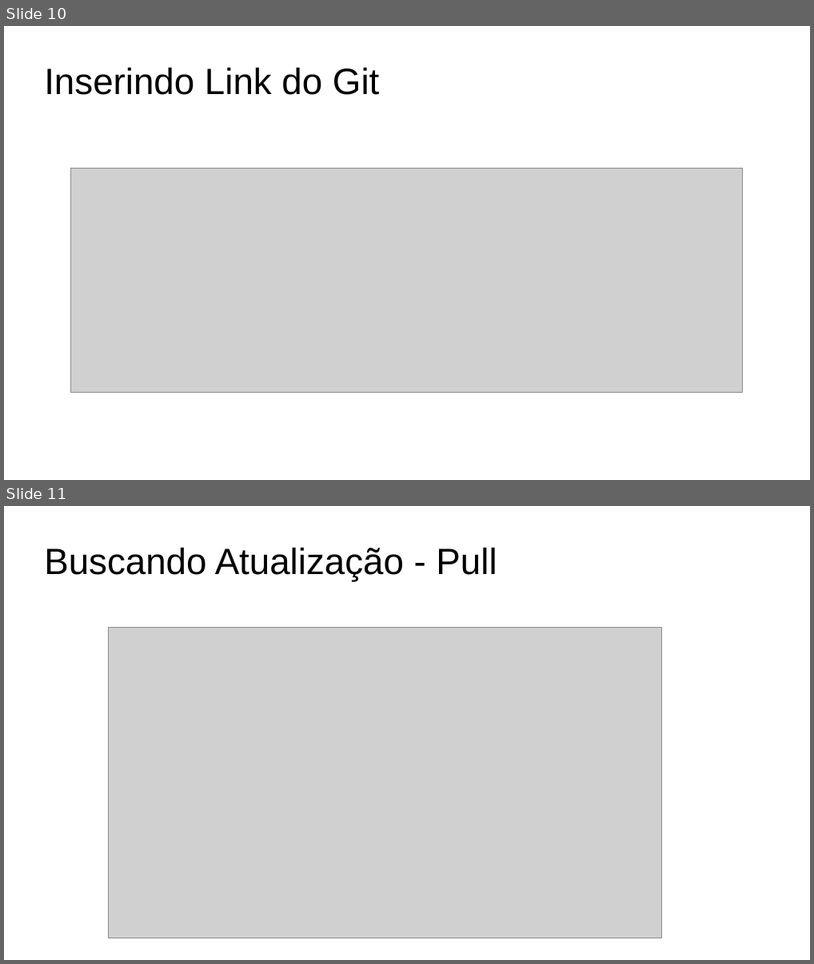
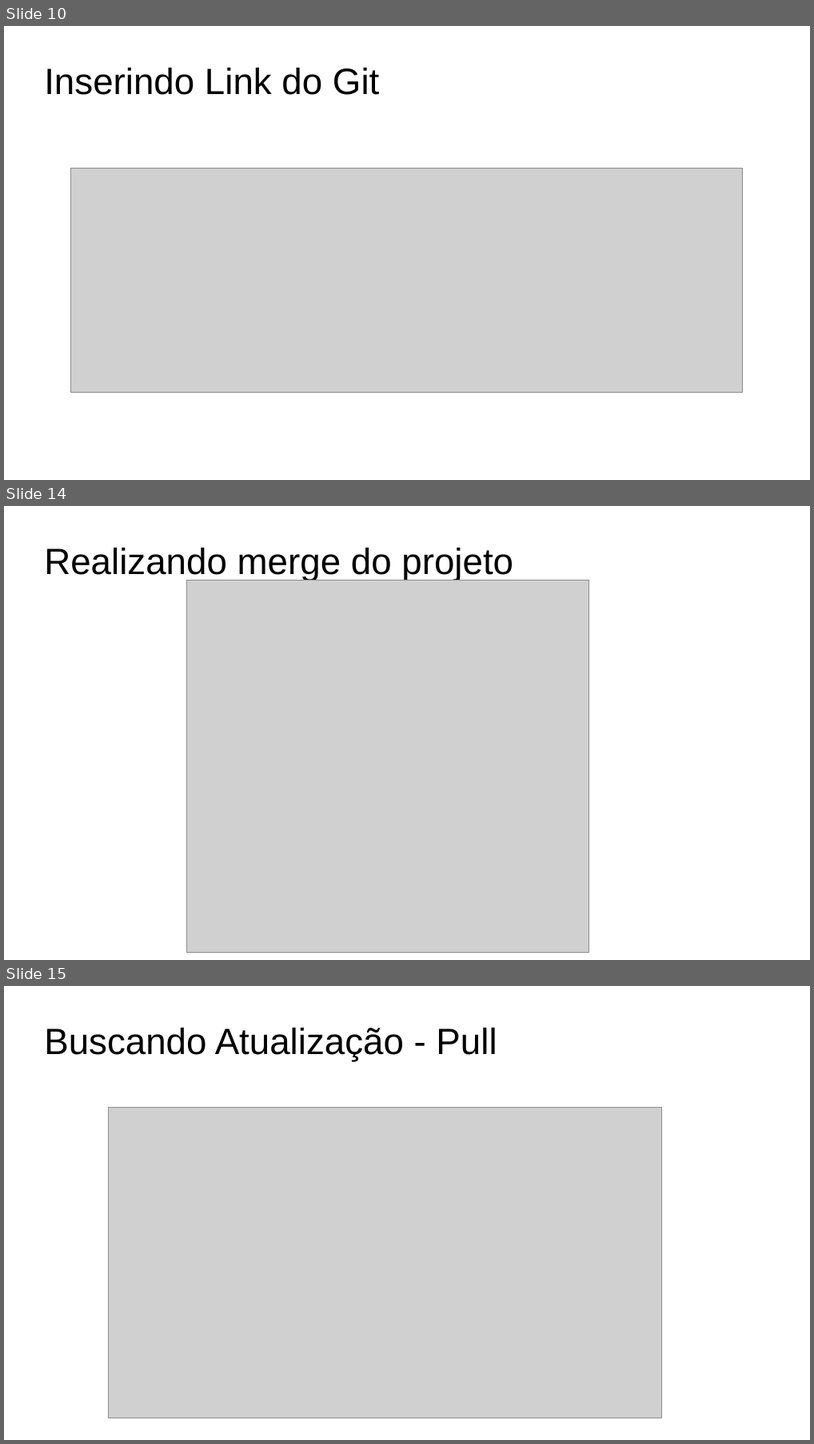
Before and after one commit to vinicius023/AprasentacaoGit, a slide deck: SlidesIntellijWindows.ppt. Shown one above the other, each under a label of ours: slides 10 and 11 before the commit, slides 10, 14 and 15 after it; the slides between them are not shown. The pictures are 814x964 and 814x1444 pixels, drawn with LibreOffice and Linux fonts; fonts in the diff are those of the drawing; grey boxes stand for pictures; background and template pictures are left out. Boxes give left, top, right and bottom in pixels: in the first picture for what was removed or moved away, otherwise in the second. Text is boxed around its words. In the diff, an @@ line names an element or a change of style, - is before the commit and + after.

```diff
--- a/SlidesIntellijWindows.ppt
+++ b/SlidesIntellijWindows.ppt
@@ slide 14 added at [4,506,810,960], background #FFFFFF @@
@@ title added at [44,548,514,581], 36 pt, text #000000 @@
+Realizando merge do projeto
@@ picture added at [187,580,590,952] @@
@@ what was slide 11 is now slide 15 @@
```
Also in this commit, not shown: 1 slide changed, 4 other slides added, 1 slide removed, 2 other files.
